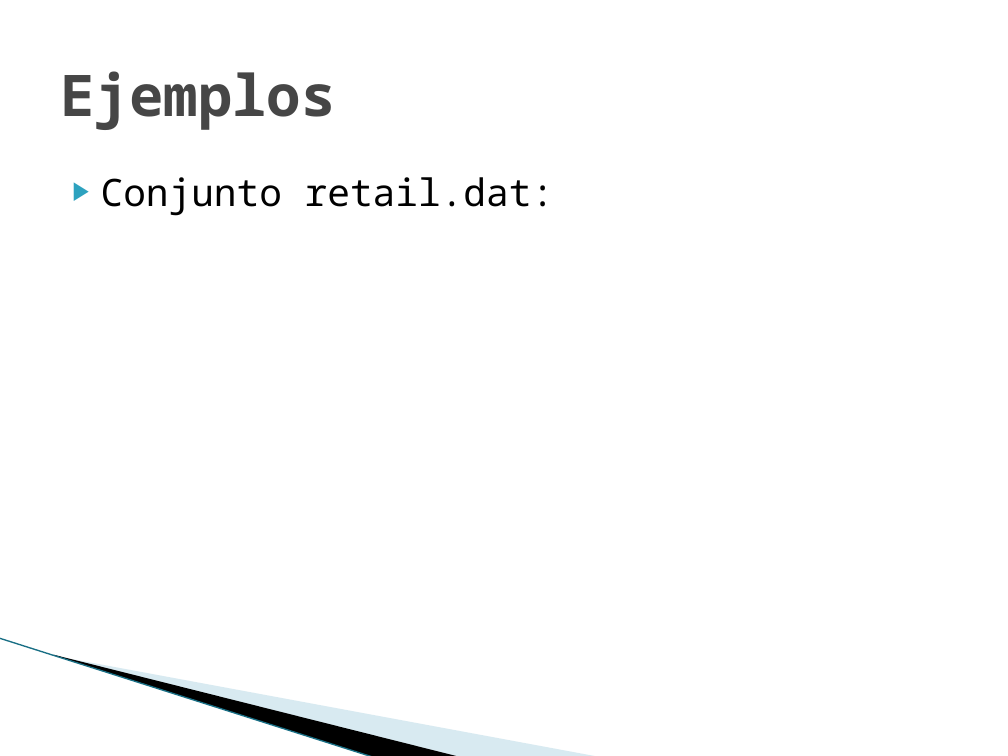
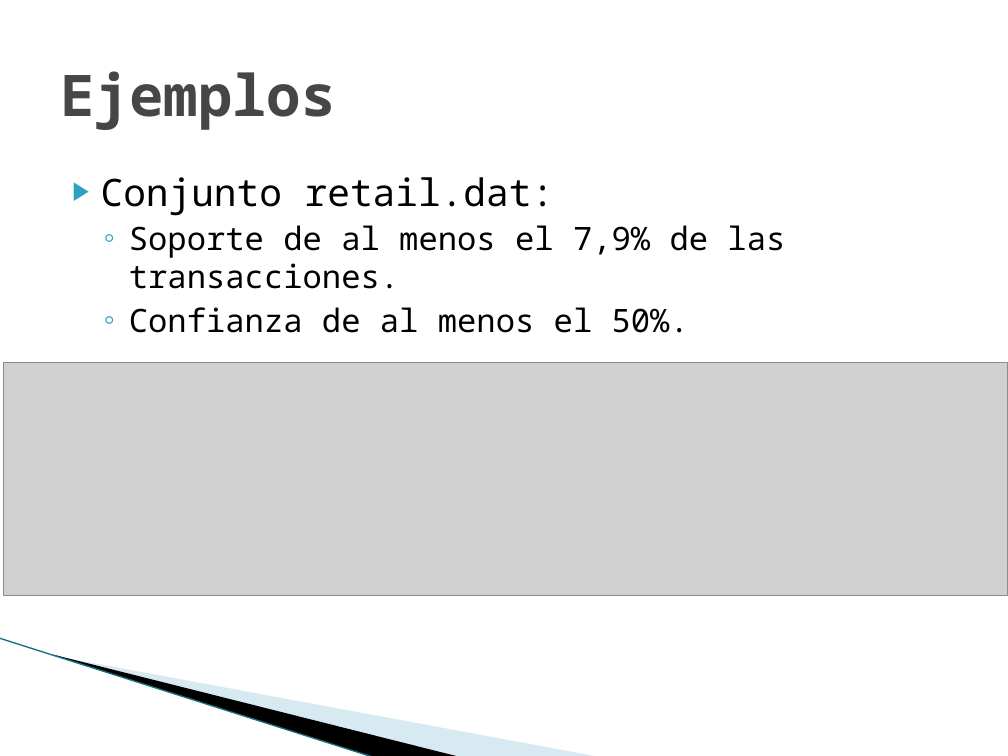
Before and after one commit to joapingut/aia-1718-t5, a slide deck: slide 8 of Presentacion.pptx (slide 7 before the commit). Drawn at 1008x756 pixels with LibreOffice and Linux fonts; fonts in the diff are those of the drawing; grey boxes stand for pictures; background and template pictures are left out. Boxes give left, top, right and bottom in pixels: in the first picture for what was removed or moved away, otherwise in the second. Text is boxed around its words. In the diff, an @@ line names an element or a change of style, - is before the commit and + after.

```diff
--- a/Presentacion.pptx
+++ b/Presentacion.pptx
@@ text at [129,225,785,333]: paragraphs added @@
+  ◦ Soporte de al menos el 7,9% de las transacciones.
+  ◦ Confianza de al menos el 50%.
@@ picture added at [3,362,1008,595] @@
```
Also in this commit, not shown: 1 other slide changed, 2 slides added, 2 other files.
